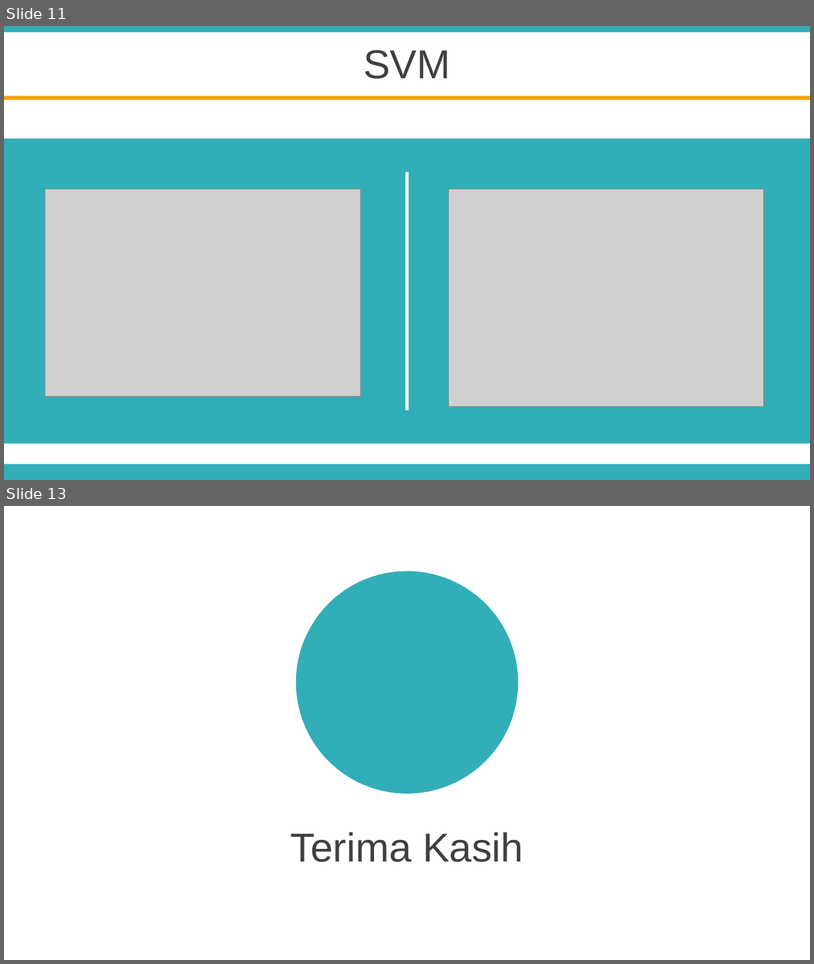
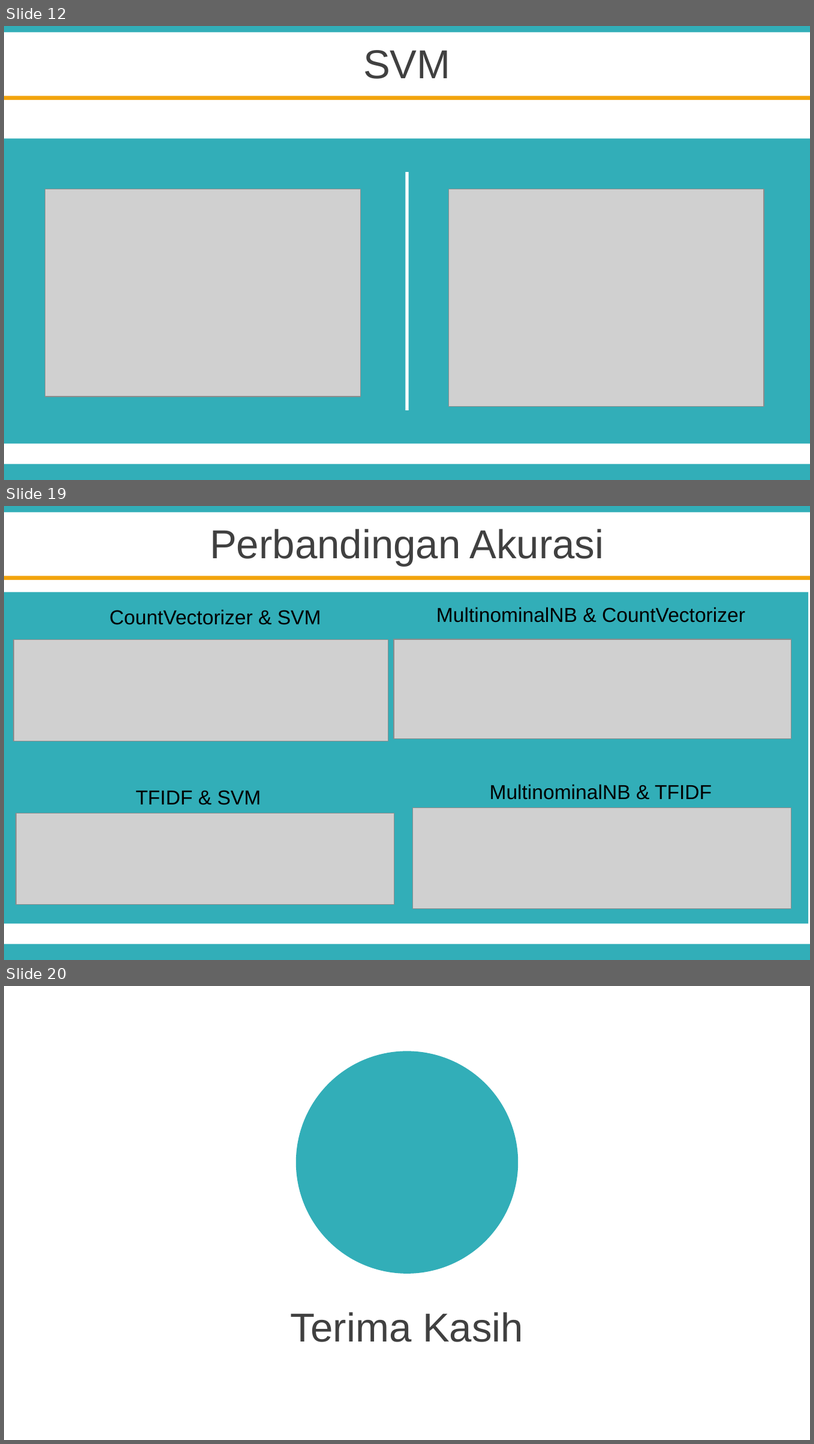
Before and after one commit to Elbaayu27/TugasAkhir, a slide deck: SIDANG/PPT SIDANG.pptx. Shown one above the other, each under a label of ours: slides 11 and 13 before the commit, slides 12, 19 and 20 after it; the slides between them are not shown. The pictures are 814x964 and 814x1444 pixels, drawn with LibreOffice and Linux fonts; fonts in the diff are those of the drawing; grey boxes stand for pictures; background and template pictures are left out. Boxes give left, top, right and bottom in pixels: in the first picture for what was removed or moved away, otherwise in the second. Text is boxed around its words. In the diff, an @@ line names an element or a change of style, - is before the commit and + after.

```diff
--- a/SIDANG/PPT SIDANG.pptx
+++ b/SIDANG/PPT SIDANG.pptx
@@ slide 19 added at (x1=4, y1=506, x2=810, y2=960), background #FFFFFF; not listed: 2 template elements that a slide beside it also shows @@
@@ text added at (x1=210, y1=529, x2=605, y2=566), 36 pt, text #404040 @@
+Perbandingan Akurasi
@@ rectangle added at (x1=4, y1=576, x2=810, y2=580), fill #F2A40D @@
@@ rectangle added at (x1=4, y1=592, x2=809, y2=924), fill #32AEB8 @@
@@ text added at (x1=110, y1=609, x2=321, y2=625), 18 pt, text #000000 @@
+CountVectorizer & SVM
@@ text added at (x1=437, y1=607, x2=746, y2=622), 18 pt, text #000000 @@
+MultinominalNB & CountVectorizer
@@ picture added at (x1=14, y1=640, x2=389, y2=741) @@
@@ picture added at (x1=394, y1=639, x2=792, y2=738) @@
@@ text added at (x1=136, y1=790, x2=261, y2=805), 18 pt, text #000000 @@
+TFIDF & SVM
@@ text added at (x1=490, y1=784, x2=712, y2=799), 18 pt, text #000000 @@
+MultinominalNB & TFIDF
@@ picture added at (x1=413, y1=808, x2=791, y2=909) @@
@@ picture added at (x1=16, y1=813, x2=394, y2=904) @@
@@ what was slide 11 is now slide 12 @@
@@ what was slide 13 is now slide 20 @@
```
Also in this commit, not shown: 1 slide changed, 8 other slides added, 2 slides removed, 3 other files.
